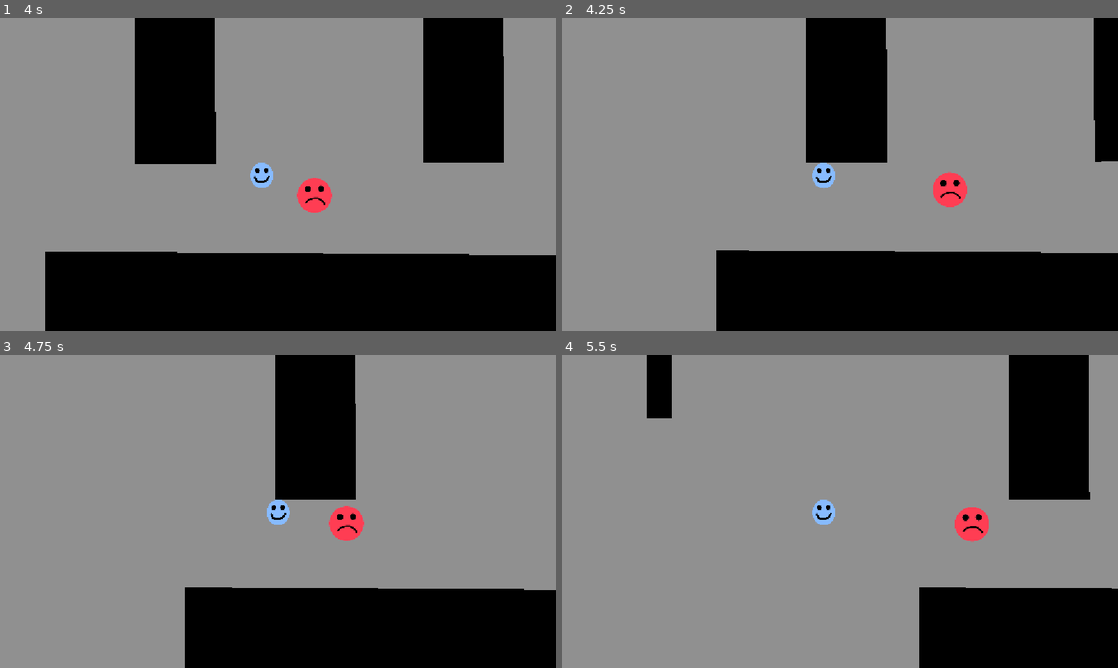
Above: before the commit, frames 1-4 (two rows, left to right).
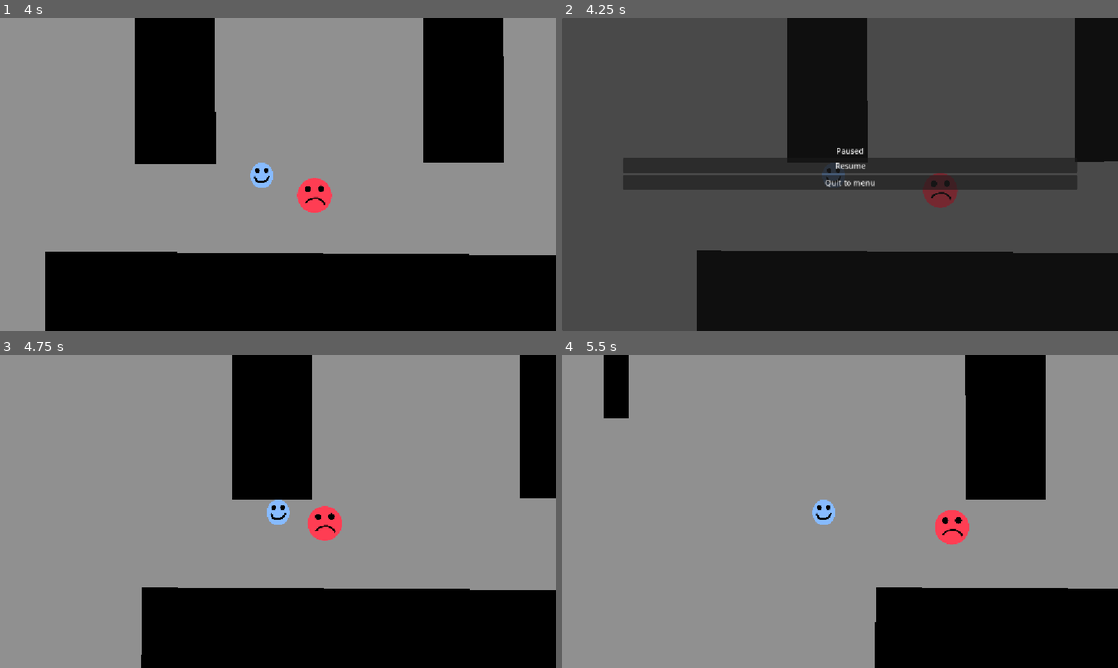
Above: after the commit, the same moments.

Repository: timothytse13/HvP
Game: Godot game, scene res://scene/main.tscn
Same seed, same stepped clock (60 frames per second), same inputs: the game is played once before the commit and once after it.
Inputs (mouse positions are in pixels of both pictures, inside the frame that each line leads up to):
- Up to frame 1 (4 s): tap Enter at 0.5 s; hold D (right) 0.53-1.28 s; hold S (down) 1.28-2.03 s; hold D (right) 2.03-2.78 s; hold W (up) 2.78-3.53 s; hold A (left) from 3.53 s (still down)
- Up to frame 2 (4.25 s): keep holding A (left); tap Escape (escape, bound only after the commit) at 4.15 s
- Up to frame 3 (4.75 s): release A (left) at 4.25 s; click (289, 502) at 4.25 s, where only the run after the commit has a clickable "Resume"
- Up to frame 4 (5.5 s): hold A (left) from 5.03 s (still down)

Frame 1 is identical in both runs. In frame 2, 75% of the frame differs, in the area x 0-100%, y 0-100%; in frame 3, 13%; in frame 4, 12%.

Commit message:
Added pause menu

Diff:
--- a/project.godot
+++ b/project.godot
@@ -51,6 +51,11 @@
 "events": [Object(InputEventKey,"resource_local_to_scene":false,"resource_name":"","device":-1,"window_id":0,"alt_press …(191 unchanged characters)…
 ]
 }
+escape={
+"deadzone": 0.2,
+"events": [Object(InputEventKey,"resource_local_to_scene":false,"resource_name":"","device":-1,"window_id":0,"alt_pressed":false,"shift_pressed":false,"ctrl_pressed":false,"meta_pressed":false,"pressed":false,"keycode":0,"physical_keycode":4194305,"key_label":0,"unicode":0,"location":0,"echo":false,"script":null)
+]
+}
 
 [layer_names]
 
--- a/scene/main.gd
+++ b/scene/main.gd
@@ -12,6 +12,13 @@
 func _process(delta: float) -> void:
 	pass
 
+func pause_game() -> void:
+	get_tree().paused = not get_tree().paused
+	$Pause.visible = get_tree().paused
+
+func _input(event: InputEvent) -> void:
+	if event.is_action_pressed("escape"):
+		pause_game()
 
 
 func _on_enemy_spawn_timeout() -> void:
--- a/scene/main.tscn
+++ b/scene/main.tscn
@@ -3,6 +3,7 @@
 [ext_resource type="Script" uid="uid://c6yfcku0fwmau" path="res://scene/main.gd" id="1_brvut"]
 [ext_resource type="PackedScene" uid="uid://d1fpb7i0dtaii" path="res://scene/player.tscn" id="1_itxqv"]
 [ext_resource type="PackedScene" uid="uid://c3d6ubfw0vny2" path="res://scene/test_object.tscn" id="2_v0l8b"]
+[ext_resource type="PackedScene" uid="uid://s2bejxvemkum" path="res://scene/pause_menu.tscn" id="4_brvut"]
 
 [sub_resource type="RectangleShape2D" id="RectangleShape2D_a4kta"]
 size = Vector2(20, 657.5)
@@ -158,4 +159,8 @@
 [node name="Pos4" type="Marker2D" parent="EnemySpawnPos" unique_id=1890534312]
 position = Vector2(819, 454)
 
+[node name="Pause" parent="." unique_id=1770138932 instance=ExtResource("4_brvut")]
+process_mode = 2
+visible = false
+
 [connection signal="timeout" from="Timer/EnemySpawn" to="." method="_on_enemy_spawn_timeout"]
--- /dev/null
+++ b/scene/pause_menu.gd
@@ -0,0 +1,19 @@
+extends CanvasLayer
+
+
+# Called when the node enters the scene tree for the first time.
+func _ready() -> void:
+	pass # Replace with function body.
+
+
+# Called every frame. 'delta' is the elapsed time since the previous frame.
+func _process(delta: float) -> void:
+	pass
+
+func _on_resume_pressed() -> void:
+	get_tree().paused=false
+	hide()
+
+func _on_quit_to_menu_pressed() -> void:
+	get_tree().paused = false
+	pass
--- /dev/null
+++ b/scene/pause_menu.tscn
@@ -0,0 +1,38 @@
+[gd_scene format=3 uid="uid://s2bejxvemkum"]
+
+[ext_resource type="Script" uid="uid://r0epctfp6cck" path="res://scene/pause_menu.gd" id="1_grdc7"]
+
+[node name="Node2D" type="CanvasLayer" unique_id=1770138932]
+script = ExtResource("1_grdc7")
+
+[node name="Panel" type="Panel" parent="." unique_id=861650782]
+anchors_preset = 15
+anchor_right = 1.0
+anchor_bottom = 1.0
+grow_horizontal = 2
+grow_vertical = 2
+
+[node name="VBoxContainer" type="VBoxContainer" parent="Panel" unique_id=412870929]
+layout_mode = 0
+offset_left = 126.0
+offset_top = 64.0
+offset_right = 1068.0
+offset_bottom = 555.0
+alignment = 1
+
+[node name="Label" type="Label" parent="Panel/VBoxContainer" unique_id=241674031]
+layout_mode = 2
+text = "Paused"
+horizontal_alignment = 1
+
+[node name="Resume" type="Button" parent="Panel/VBoxContainer" unique_id=1018714676]
+layout_mode = 2
+text = "Resume
+"
+
+[node name="Quit" type="Button" parent="Panel/VBoxContainer" unique_id=309629468]
+layout_mode = 2
+text = "Quit to menu
+"
+
+[connection signal="pressed" from="Panel/VBoxContainer/Resume" to="." method="_on_resume_pressed"]
Not shown, added: scene/pause_menu.gd.uid
